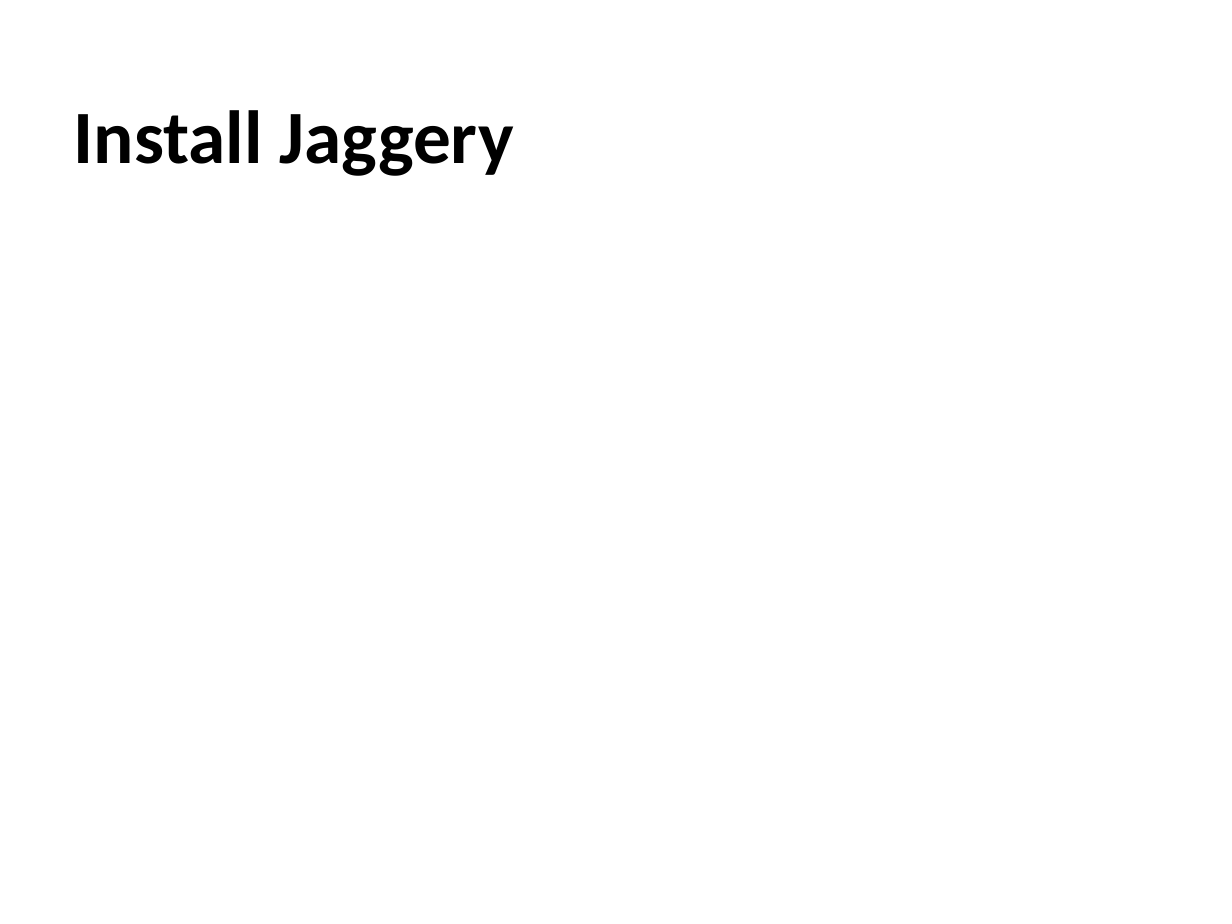
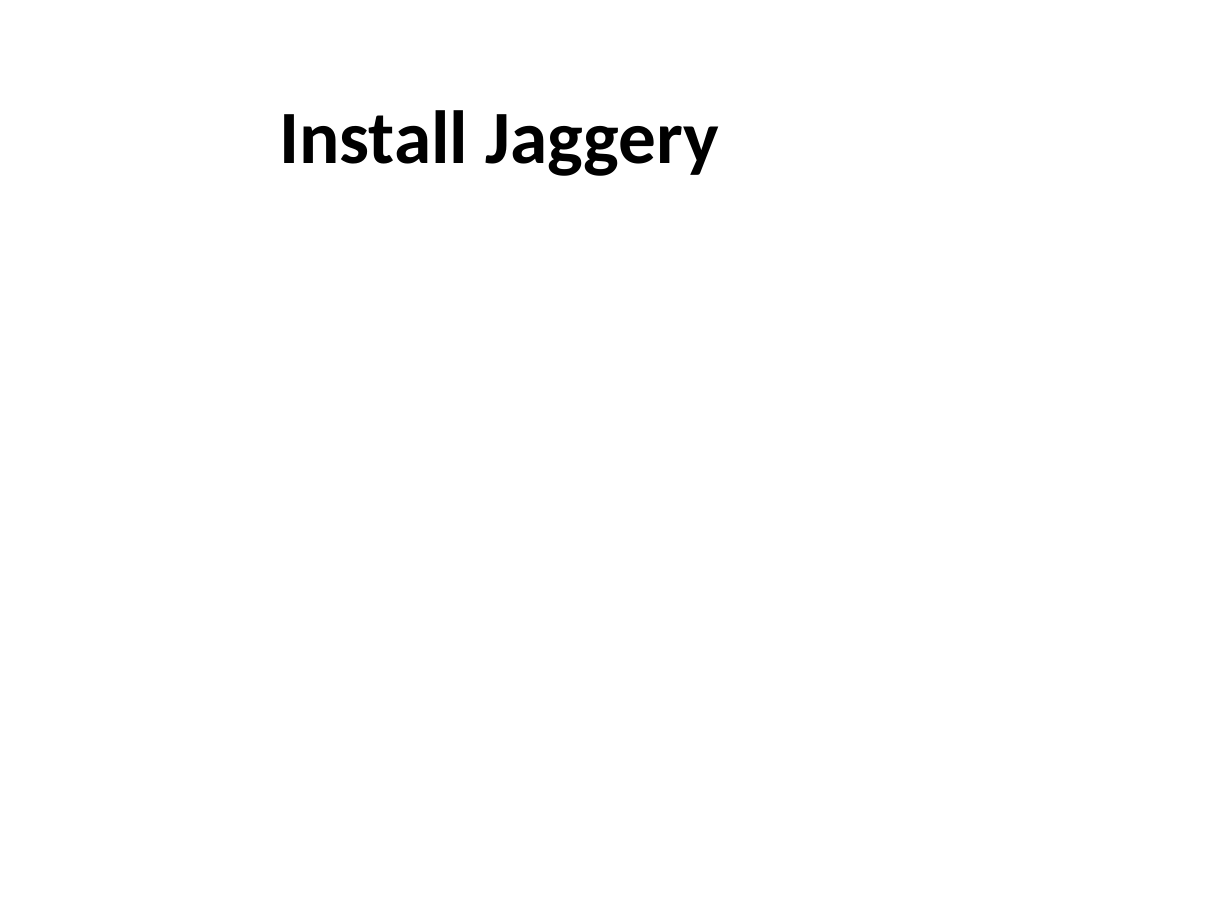
Before and after one commit to nuwanbando/coffee-shop, a slide deck: slide 11 of slides/WebAppDevelopmentWithJavaScript.pptx (slide 9 before the commit). Drawn at 1232x924 pixels with LibreOffice and Linux fonts; fonts in the diff are those of the drawing; background and template pictures are left out. Boxes give left, top, right and bottom in pixels: in the first picture for what was removed or moved away, otherwise in the second. Text is boxed around its words. In the diff, an @@ line names an element or a change of style, - is before the commit and + after.

```diff
--- a/slides/WebAppDevelopmentWithJavaScript.pptx
+++ b/slides/WebAppDevelopmentWithJavaScript.pptx
@@ title "Install Jaggery": place and size @@
-title "Install Jaggery" at [74,110,514,176]
+title "Install Jaggery" at [279,110,719,176]
```
Also in this commit, not shown: 9 other slides changed, 2 slides added, 1 slide removed.
